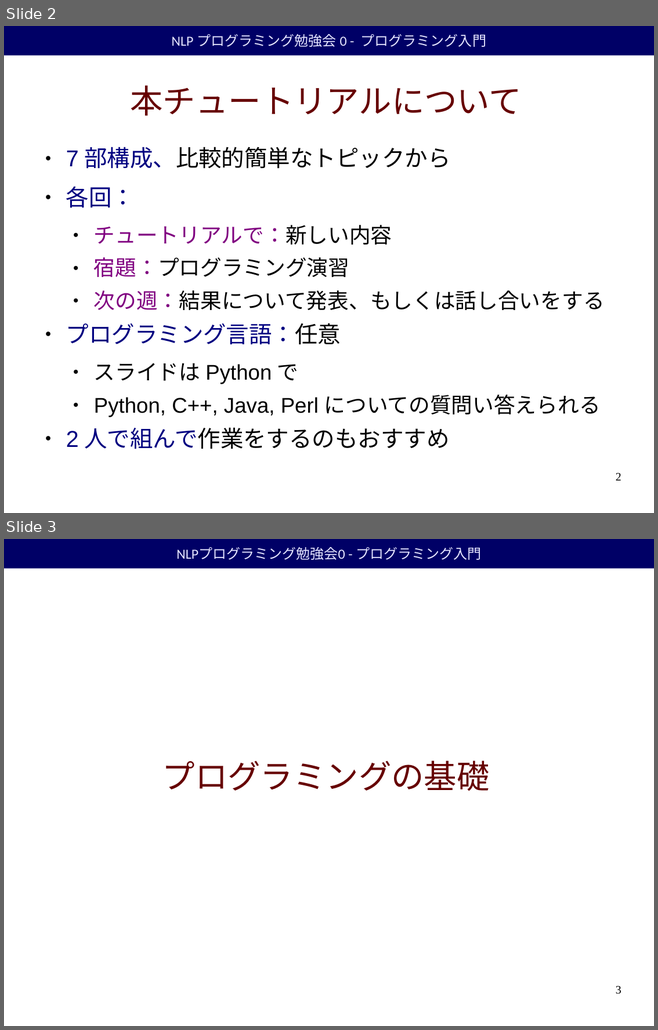
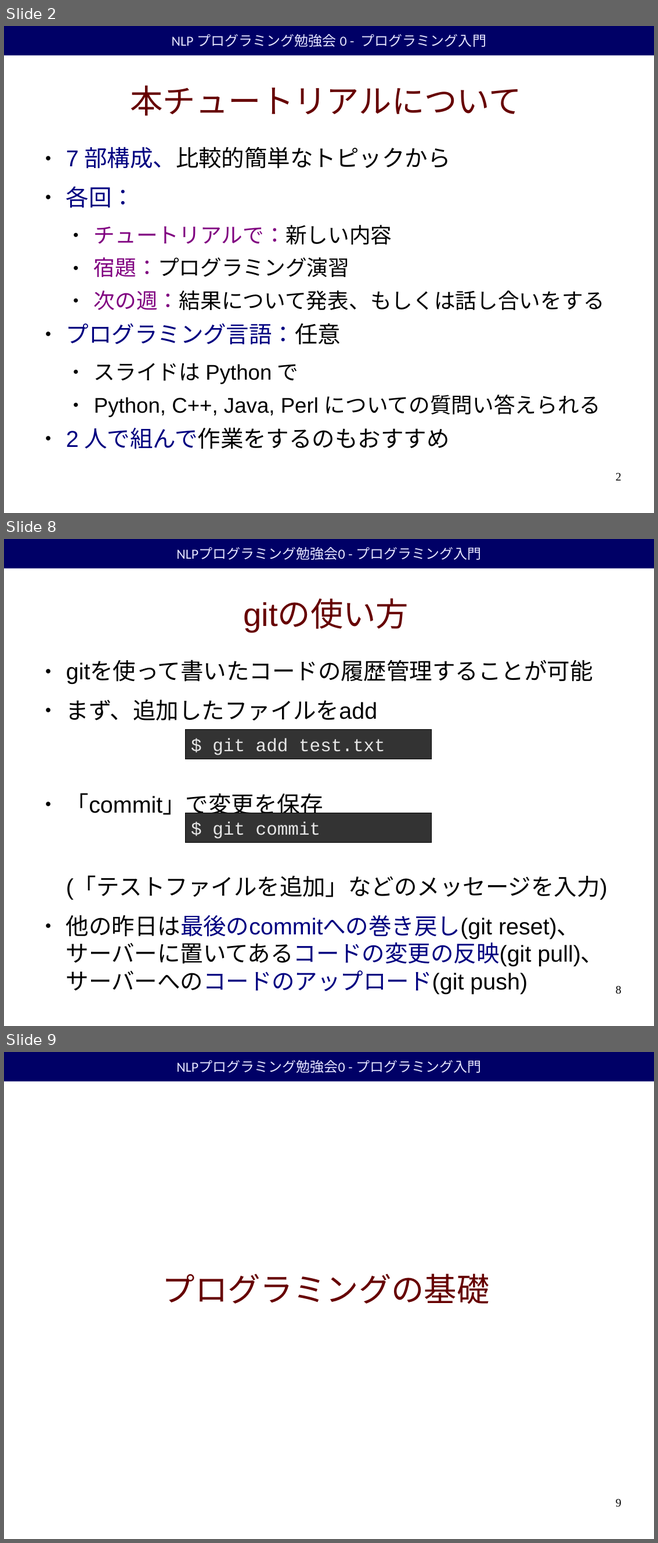
Before and after one commit to duffrind/nlppractice, a slide deck: 00-intro/nlp-programming-ja-00-intro.odp. Shown one above the other, each under a label of ours: slides 2 and 3 before the commit, slides 2, 8 and 9 after it; the slides between them are not shown. The pictures are 658x1030 and 658x1543 pixels, drawn with LibreOffice and Linux fonts; fonts in the diff are those of the drawing; background and template pictures are left out. Boxes give left, top, right and bottom in pixels: in the first picture for what was removed or moved away, otherwise in the second. Text is boxed around its words. In the diff, an @@ line names an element or a change of style, - is before the commit and + after.

```diff
--- a/00-intro/nlp-programming-ja-00-intro.odp
+++ b/00-intro/nlp-programming-ja-00-intro.odp
@@ slide 8 added at (x1=4, y1=539, x2=654, y2=1026), background #FFFFFF; not listed: 1 template element that a slide beside it also shows @@
@@ title added at (x1=243, y1=600, x2=408, y2=632), 40 pt, text #660000 @@
+gitの使い方
@@ text added at (x1=66, y1=661, x2=607, y2=995), 28 pt, text #000000 @@
+● gitを使って書いたコードの履歴管理することが可能
+● まず、追加したファイルをadd
+● 「commit」で変更を保存
+  (「テストファイルを追加」などのメッセージを入力)
+● 他の昨日は最後のcommitへの巻き戻し(git reset)、サーバーに置いてあるコードの変更の反映(git pull)、サーバーへのコードのアップロード(git push)
@@ rectangle added at (x1=185, y1=730, x2=431, y2=759), fill #333333, outline #000000 0 pt, 22 pt, text #E6E6E6 @@
+$ git add test.txt
@@ rectangle added at (x1=185, y1=813, x2=431, y2=842), fill #333333, outline #000000 0 pt, 22 pt, text #E6E6E6 @@
+$ git commit
@@ page number added at (x1=615, y1=986, x2=621, y2=994), 14 pt, text #000000 @@
+8
@@ what was slide 3 is now slide 9 @@
@@ page number at (x1=615, y1=1499, x2=621, y2=1507): text changed @@
-3
+9
```
Also in this commit, not shown: 2 slides changed, 4 other slides added, 4 other files.
